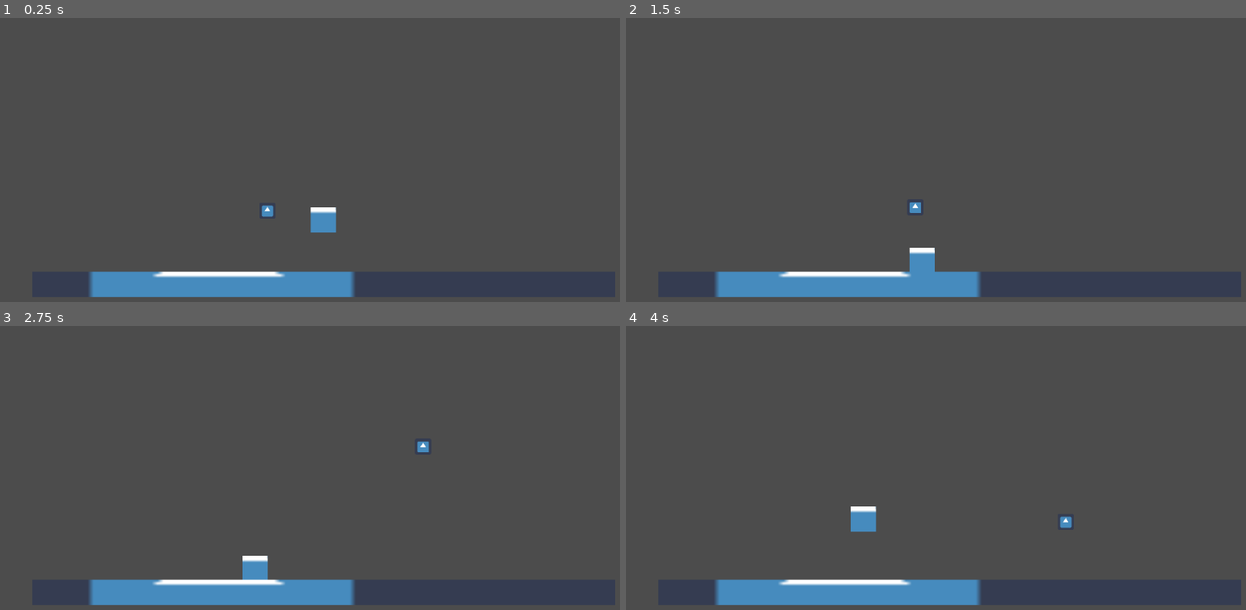
Above: before the commit, frames 1-4 (two rows, left to right).
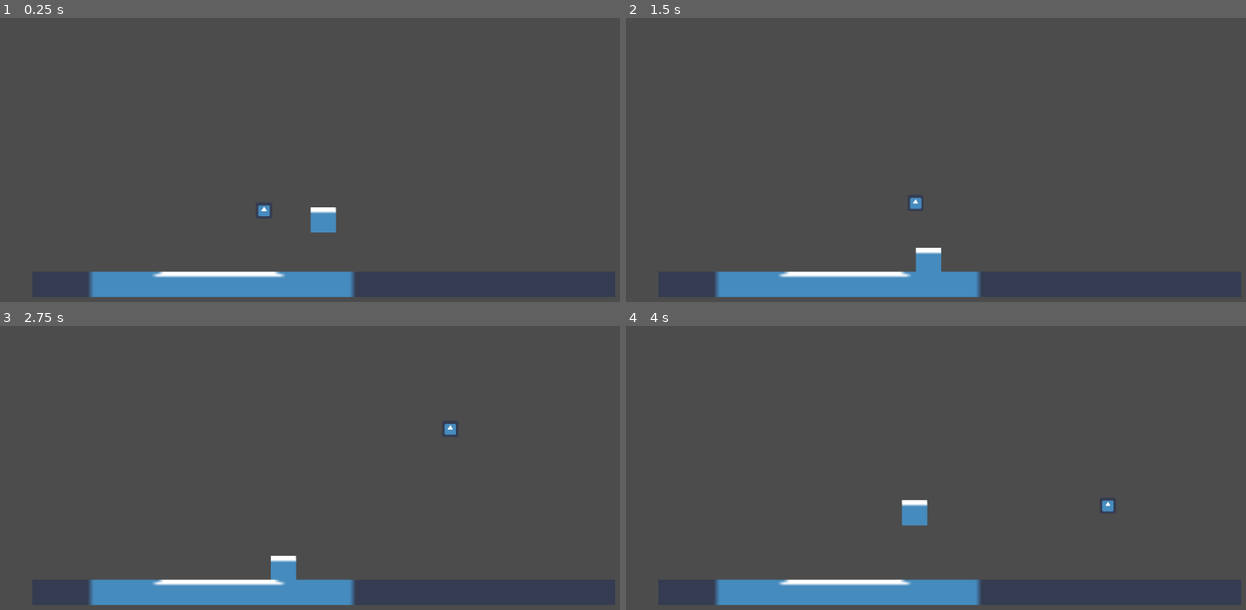
Above: after the commit, the same moments.

Repository: mdrgon1/GWJ-22-Spinzo
Game: Godot game, scene res://Main.tscn
The game is run twice, just before and just after one commit, with the same random seed, the same clock (stepped at 60 frames per second) and the same inputs. The engine's default icon, where the game draws it, is replaced by a stand-in: a white triangle on a blue panel in a dark square.
Inputs:
- Up to frame 1 (0.25 s): no input
- Up to frame 2 (1.5 s): hold X 0.53-1.28 s; hold Right (move_right) from 0.53 s (still down); tap W (jump) at 0.77 s; tap E (throw_ball) at 1.35 s
- Up to frame 3 (2.75 s): tap W (jump) at 1.52 s; tap X at 1.55 s; release Right (move_right) at 2.03 s; hold A (move_left) from 2.03 s (still down); hold X from 2.03 s (still down)
- Up to frame 4 (4 s): release A (move_left) at 2.78 s; release X at 2.78 s; hold Right (move_right) from 2.78 s (still down); tap X at 2.85, 3.8 s; tap W (jump) at 3.02, 3.77 s; hold E (throw_ball) from 3.53 s (still down)

The runs differ from the first frame. In frame 1, less than 0.1% of the frame differs, in the area x 41-45%, y 65-71%; in frame 2, 0.3%; in frame 3, 0.9%; in frame 4, 0.9%, in the area x 36-79%, y 61-73%.

Commit message:
fixed radial velocity calculations
radial velocity accounts for issues with physics steps in a completely unrealistic way

Diff:
--- a/Project/Ball/Movement/Default.gd
+++ b/Project/Ball/Movement/Default.gd
@@ -1,7 +1,7 @@
 extends State
 
 const MAX_RADIUS = 25
-const MIN_RADIUS = 1
+const MIN_RADIUS = 10
 const RADIUS_LERP = 1
 const MAX_RPS = 1.2
 const MIN_RPS = 0.3
@@ -39,18 +39,23 @@
 func rotate(delta):
 	var tangent_velocity = (owner.to_player().length() * 2 * PI) * (rotations_per_sec * rps_multiplier)
 
-	# points the velocity towards target radius, between player and ball
+	# points the velocity towards target radius
 	root_state.velocity = owner.player.position - (owner.to_player().normalized() * target_radius) - owner.position
+	if(root_state.velocity.length() >= MIN_RADIUS):	# cap radial velocity
+		root_state.velocity = root_state.velocity.normalized() * MIN_RADIUS
+
+	# adjust to account for centripedal force or something
+	root_state.velocity *= root_state.velocity.length()
 	root_state.velocity *= pow(rps_multiplier, 2)
 
 	# add tangent velocity
 	root_state.velocity += tangent_velocity * get_tangent()
 
+	print(rotations_per_sec)
+
 	if(Input.is_key_pressed(KEY_X)):
 		owner.player.movement.target_velocity = -root_state.velocity
 		root_state.velocity = Vector2(0, 0)
-
-		print(rotations_per_sec)
 	else:
-		# somewhat adjuct for player movement
+		# somewhat adjust for player movement
 		root_state.velocity += owner.player.movement.velocity * 0.3
